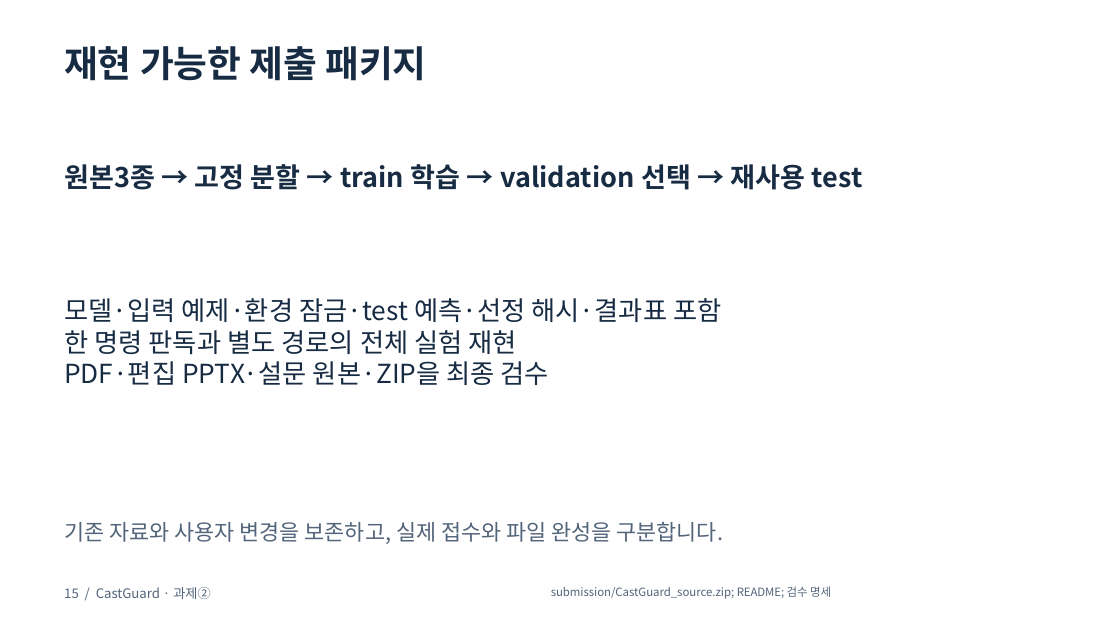
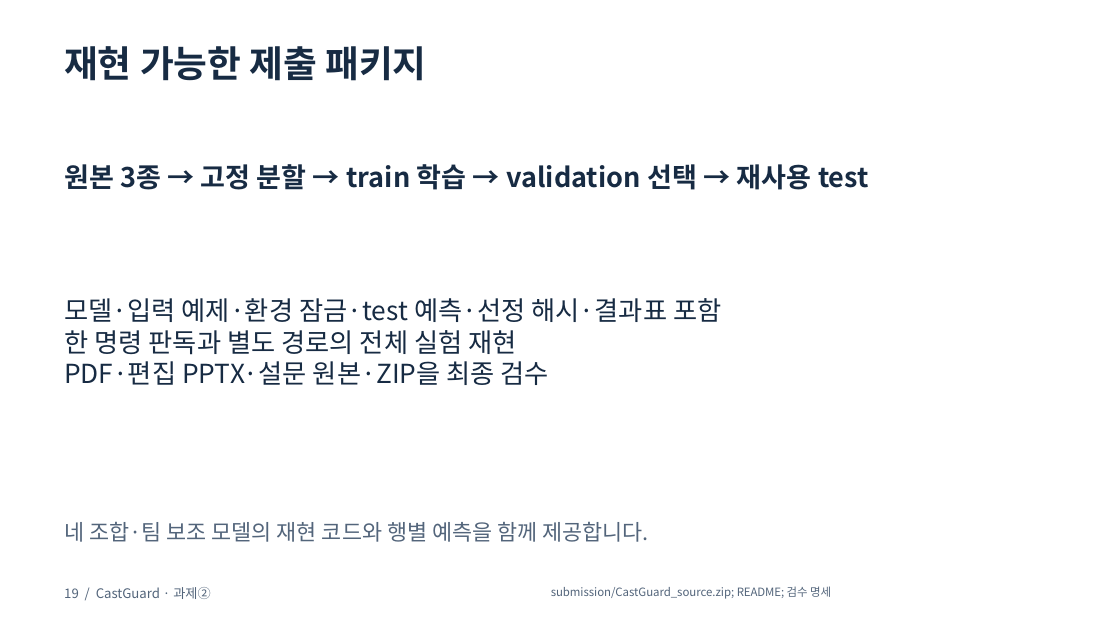
Before and after one commit to CastGuard/castguard, a slide deck: slide 19 of submission/CastGuard_presentation.pptx (slide 15 before the commit). Drawn at 1120x630 pixels with LibreOffice and Linux fonts; fonts in the diff are those of the drawing. Boxes give left, top, right and bottom in pixels: in the first picture for what was removed or moved away, otherwise in the second. Text is boxed around its words. In the diff, an @@ line names an element or a change of style, - is before the commit and + after.

```diff
--- a/submission/CastGuard_presentation.pptx
+++ b/submission/CastGuard_presentation.pptx
@@ text at (64,164,869,190): spaces changed @@
-원본3종 → 고정 분할 → train 학습 → validation 선택 → 재사용 test
+원본 3종 → 고정 분할 → train 학습 → validation 선택 → 재사용 test
@@ text at (64,522,649,542): text changed @@
-기존 자료와 사용자 변경을 보존하고, 실제 접수와 파일 완성을 구분합니다.
+네 조합·팀 보조 모델의 재현 코드와 행별 예측을 함께 제공합니다.
@@ text at (64,587,210,599): text changed @@
-15 / CastGuard · 과제②
+19 / CastGuard · 과제②
```
Also in this commit, not shown: 11 other slides changed, 5 slides added, 1 slide removed, 49 other files.
